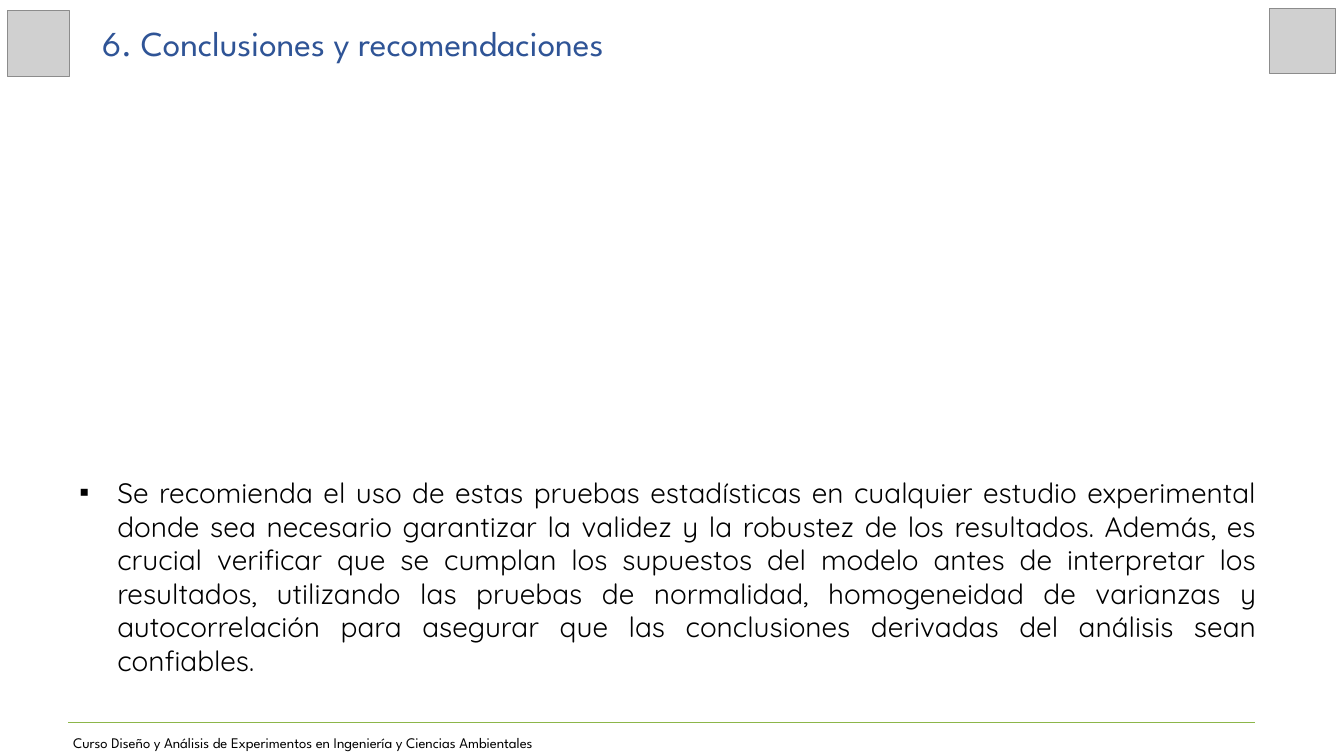
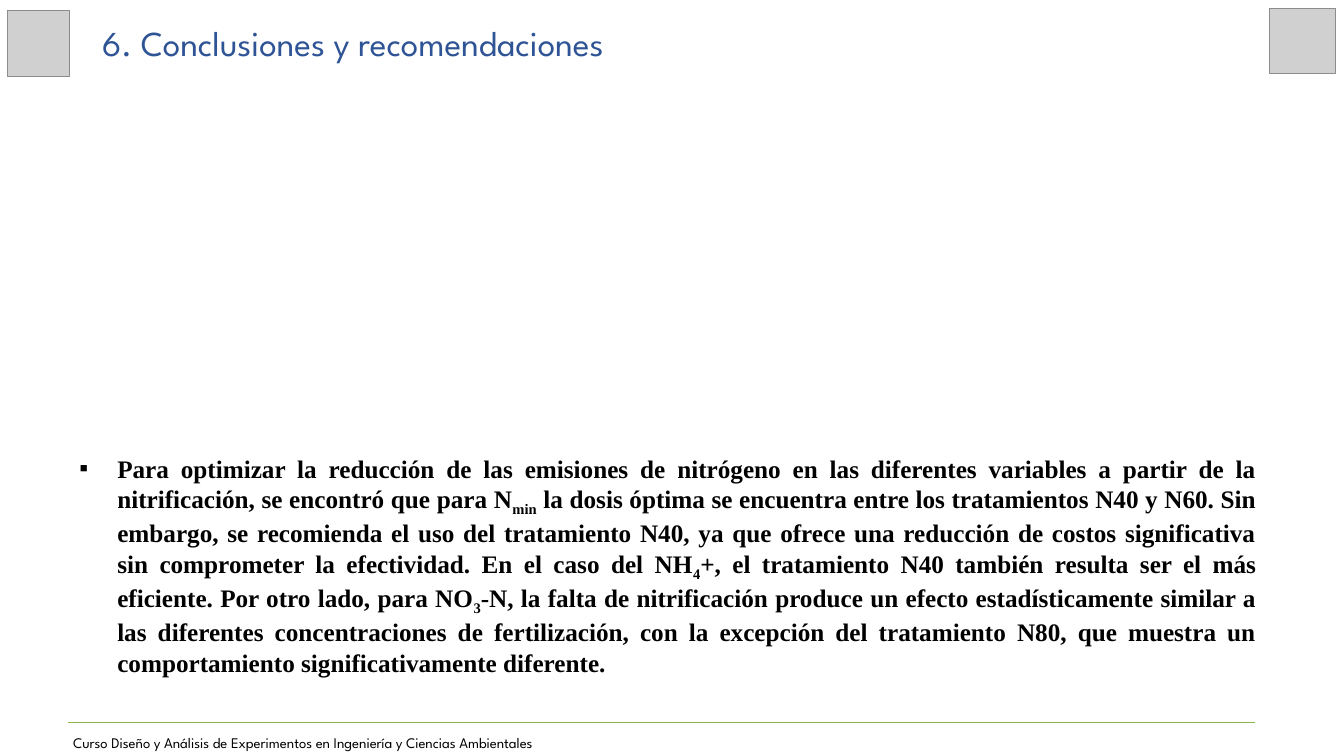
Before and after one commit to JoseZevallosR/Diseno_experimental, a slide deck: slide 12 of tarea4/04_Presentación_A_Estadístico_24_09_2024.pptx. Drawn at 1344x756 pixels with LibreOffice and Linux fonts; fonts in the diff are those of the drawing; grey boxes stand for pictures. Boxes give left, top, right and bottom in pixels: in the first picture for what was removed or moved away, otherwise in the second. Text is boxed around its words. In the diff, an @@ line names an element or a change of style, - is before the commit and + after.

```diff
--- a/tarea4/04_Presentación_A_Estadístico_24_09_2024.pptx
+++ b/tarea4/04_Presentación_A_Estadístico_24_09_2024.pptx
@@ text at <box>117,460,1256,678</box>: text changed; size 20 to 18 pt; font Quicksand to Times New Roman; bold on @@
-▪ Se recomienda el uso de estas pruebas estadísticas en cualquier estudio experimental donde sea necesario garantizar la validez y la robustez de los resultados. Además, es crucial verificar que se cumplan los supuestos del modelo antes de interpretar los resultados, utilizando las pruebas de normalidad, homogeneidad de varianzas y autocorrelación para asegurar que las conclusiones derivadas del análisis sean confiables.
+▪ Para optimizar la reducción de las emisiones de nitrógeno en las diferentes variables a partir de la nitrificación, se encontró que para Nmin la dosis óptima se encuentra entre los tratamientos N40 y N60. Sin embargo, se recomienda el uso del tratamiento N40, ya que ofrece una reducción de costos significativa sin comprometer la efectividad. En el caso del NH4+, el tratamiento N40 también resulta ser el más eficiente. Por otro lado, para NO3-N, la falta de nitrificación produce un efecto estadísticamente similar a las diferentes concentraciones de fertilización, con la excepción del tratamiento N80, que muestra un comportamiento significativamente diferente.
```
Also in this commit, not shown: 7 other slides changed, 2 other files.
